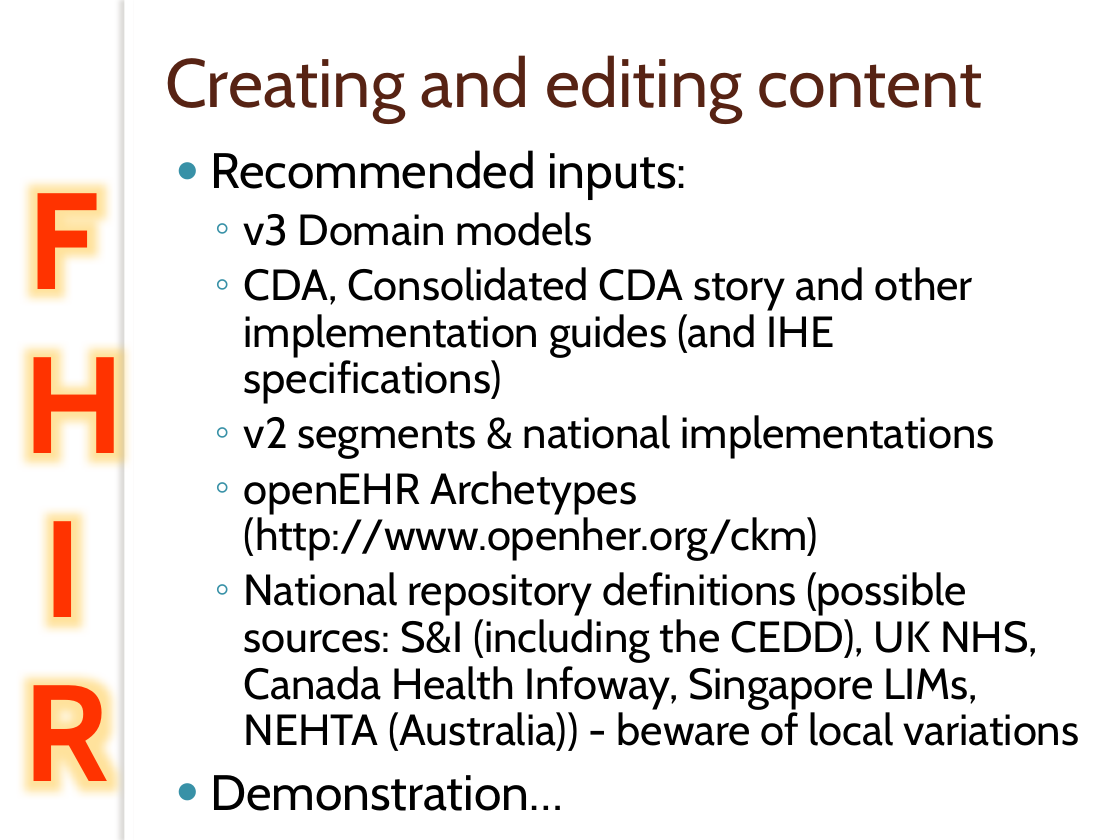
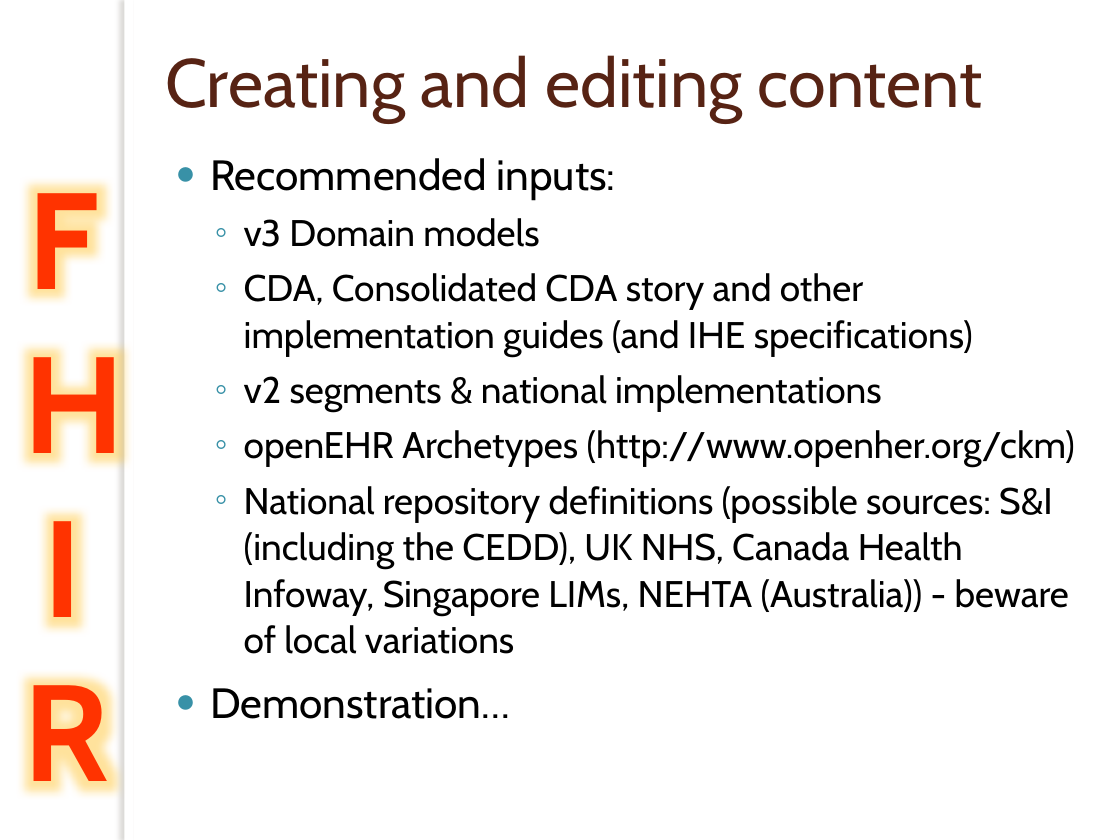
Before and after one commit to vista-novo/fhir, a slide deck: slide 25 of presentations/2012-May WGM Tutorials/201205 WGM Building with FHIR.pptx. Drawn at 1120x840 pixels with LibreOffice and Linux fonts; fonts in the diff are those of the drawing; background and template pictures are left out. Boxes give left, top, right and bottom in pixels: in the first picture for what was removed or moved away, otherwise in the second. Text is boxed around its words. In the diff, an @@ line names an element or a change of style, - is before the commit and + after.

```diff
--- a/presentations/2012-May WGM Tutorials/201205 WGM Building with FHIR.pptx
+++ b/presentations/2012-May WGM Tutorials/201205 WGM Building with FHIR.pptx
@@ text "Recommended inputs:" at [210,158,1075,719]: size 32 to 27.2 pt in "Recommended inputs:", "Demonstration…"; size 28 to 23.8 pt @@
```
Also in this commit, not shown: 11 other slides changed.
